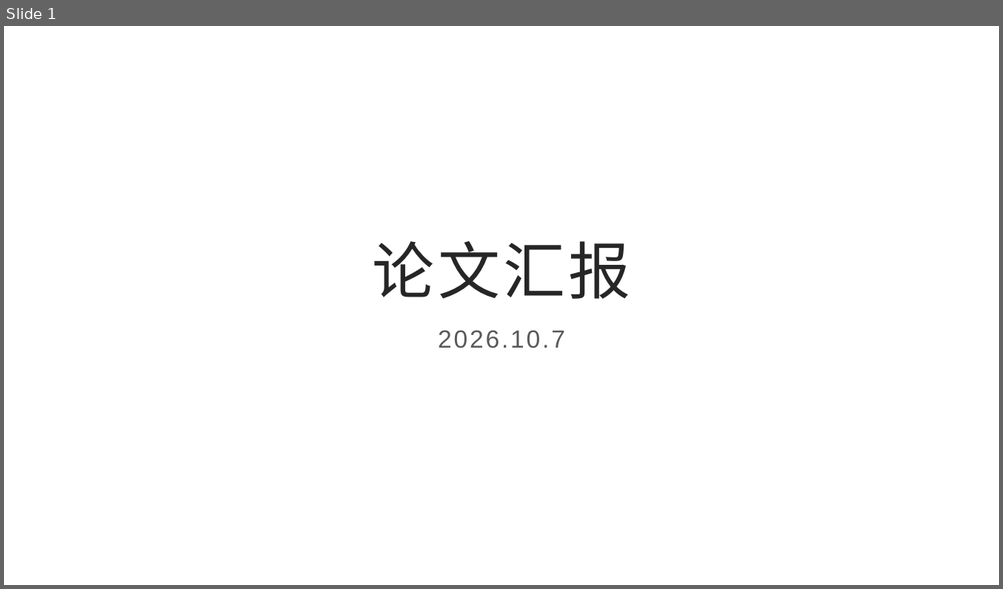
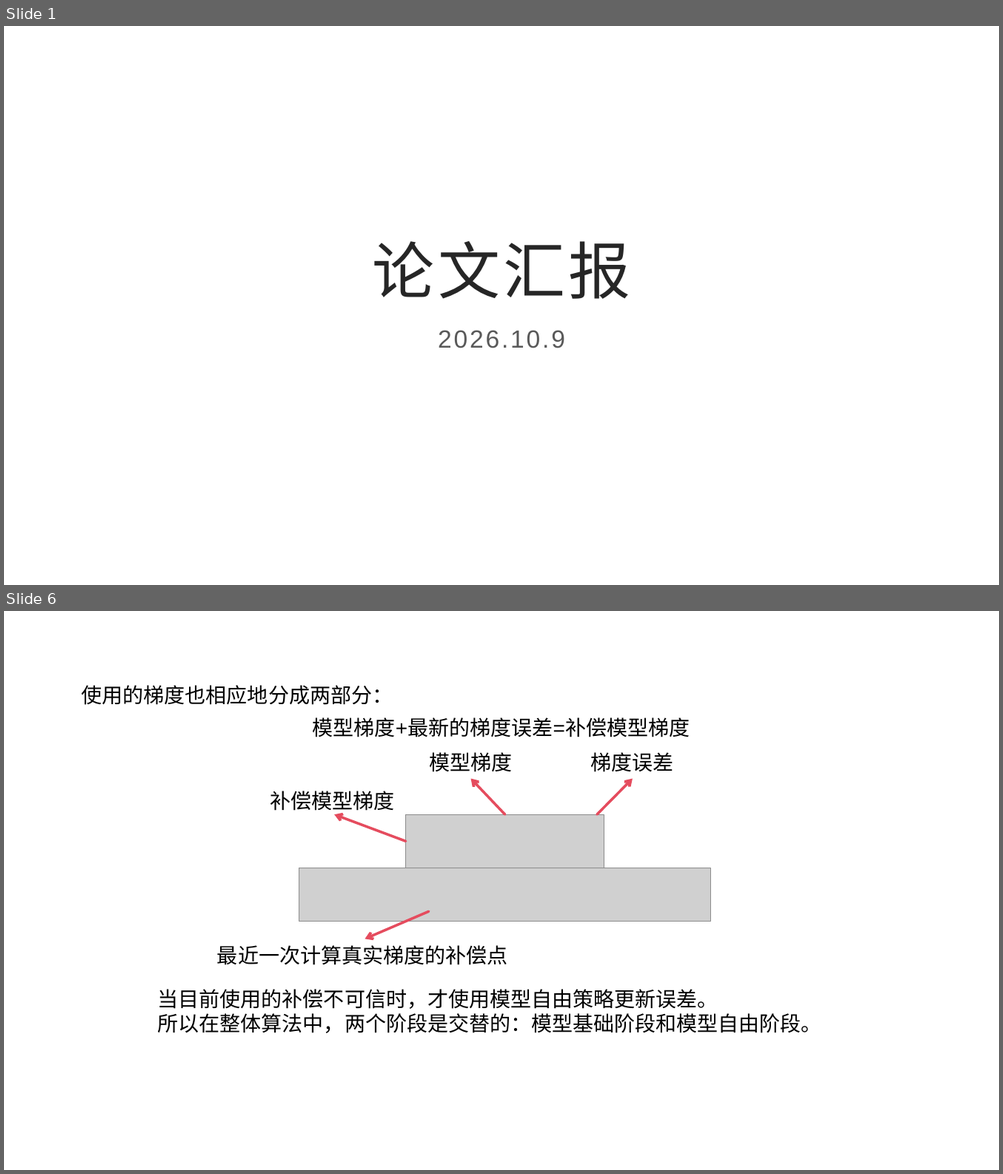
Before and after one commit to poembelief4/note, a slide deck: 李岩松/论文汇报.pptx. Shown one above the other, each under a label of ours: slide 1 before the commit, slides 1 and 6 after it; the slides between them are not shown. The pictures are 1003x589 and 1003x1174 pixels, drawn with LibreOffice and Linux fonts; fonts in the diff are those of the drawing; grey boxes stand for pictures. Boxes give left, top, right and bottom in pixels: in the first picture for what was removed or moved away, otherwise in the second. Text is boxed around its words. In the diff, an @@ line names an element or a change of style, - is before the commit and + after.

```diff
--- a/李岩松/论文汇报.pptx
+++ b/李岩松/论文汇报.pptx
@@ slide 6 added at <box>4,611,999,1170</box>, background #FFFFFF @@
@@ text added at <box>82,685,393,705</box>, 20 pt, text #000000 @@
+使用的梯度也相应地分成两部分：
@@ text added at <box>313,718,690,738</box>, 20 pt, text #000000 @@
+模型梯度+最新的梯度误差=补偿模型梯度
@@ text added at <box>429,752,512,772</box>, 20 pt, text #000000 @@
+模型梯度
@@ text added at <box>591,752,674,772</box>, 20 pt, text #000000 @@
+梯度误差
@@ arrow added from (505, 815) to (471, 779), #E54C5E 2.5 pt @@
@@ arrow added from (597, 815) to (632, 779), #E54C5E 2.5 pt @@
@@ text added at <box>270,791,395,815</box>, 20 pt, text #000000 @@
+补偿模型梯度
@@ arrow added from (405, 842) to (335, 815), #E54C5E 2.5 pt @@
@@ picture added at <box>405,815,604,869</box> @@
@@ picture added at <box>299,869,711,922</box> @@
@@ arrow added from (429, 911) to (365, 940), #E54C5E 2.5 pt @@
@@ text added at <box>217,945,508,965</box>, 20 pt, text #000000 @@
+最近一次计算真实梯度的补偿点
@@ text added at <box>158,989,822,1034</box>, 20 pt, text #000000 @@
+当目前使用的补偿不可信时，才使用模型自由策略更新误差。
+所以在整体算法中，两个阶段是交替的：模型基础阶段和模型自由阶段。
@@ slide 1 changed as well @@
@@ subtitle at <box>438,330,565,349</box>: text changed @@
-2026.10.7
+2026.10.9
```
Also in this commit, not shown: 1 other slide changed, 15 other slides added, 49 other files.
